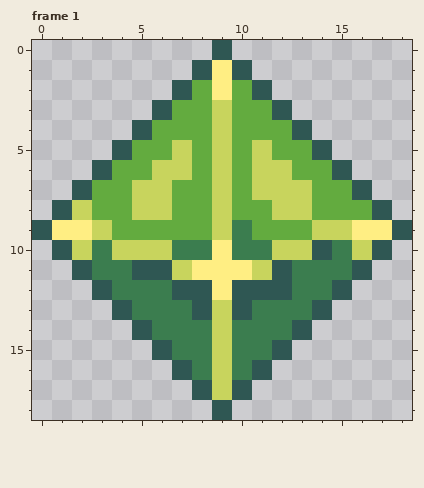
One commit to this pixel-art file: Game Off Game Jam Prototype/Assets/Textures/Keys/Normal_Key.aseprite. That is the earlier state.
19x19 pixels, 1 frame. Shown: frame 1. The commit also changed other frames, which this record leaves out.
And afterwards:
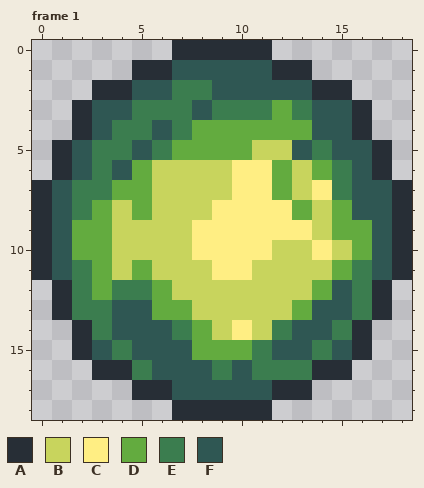
Palette (. is transparent): A #272e36  B #c8d45d  C #ffee83  D #63ab3f  E #3b7d4f  F #2f5753
What changed:
layer "Layer 1" now hidden
layer "Layer 2" added
--- frame 1, layer "Layer 2"
@@ x 0..18 @@
- 0 .........F.........
- 1 ........FCF........
- 2 .......FDCDF.......
- 3 ......FDDBDDF......
- 4 .....FDDDBDDDF.....
- 5 ....FDDBDBDBDDF....
- 6 ...FDDBBDBDBBDDF...
- 7 ..FDDBBDDBDBBBDDF..
- 8 .FBDDBBDDBDDBBDDDF.
- 9 FCCBDDDDDBEDDDBBCCF
-10 .FBEBBBEECEEBBFEBF.
-11 ..FEEFFBCCCBFEEEF..
-12 ...FEEEFFCFFFEEF...
-13 ....FEEEFBFEEEF....
-14 .....FEEEBEEEF.....
-15 ......FEEBEEF......
-16 .......FEBEF.......
-17 ........FBF........
-18 .........F.........
+ 0 .......AAAAA.......
+ 1 .....AAFFFFFAA.....
+ 2 ...AAFFEEFFFFFAA...
+ 3 ..AFFEEEFEEEDEFFA..
+ 4 ..AFEEFEDDDDDDFFA..
+ 5 .AFEEFEDDDDBBFEFFA.
+ 6 .AFEFDBBBBCCDBDEFA.
+ 7 AFEEDDBBBBCCDBCEFFA
+ 8 AFEDBDBBBCCCCDBDFFA
+ 9 AFDDBBBBCCCCCCBDDFA
+10 AFDDBBBBCCCCBBCBDFA
+11 AFEDBDBBBCCBBBBDEFA
+12 .AEDEEDBBBBBBBDFEA.
+13 .AEEFFDDBBBBBDFFEA.
+14 ..AEFFFEDBCBEFFEA..
+15 ..AFEFFFDDDEFFEFA..
+16 ...AAEFFFEFEEEAA...
+17 .....AAFFFFFAA.....
+18 .......AAAAA.......
Where, in picture pixels (left, top, right, bottom), the same in both pictures:
changed: (32, 40, 412, 420)
